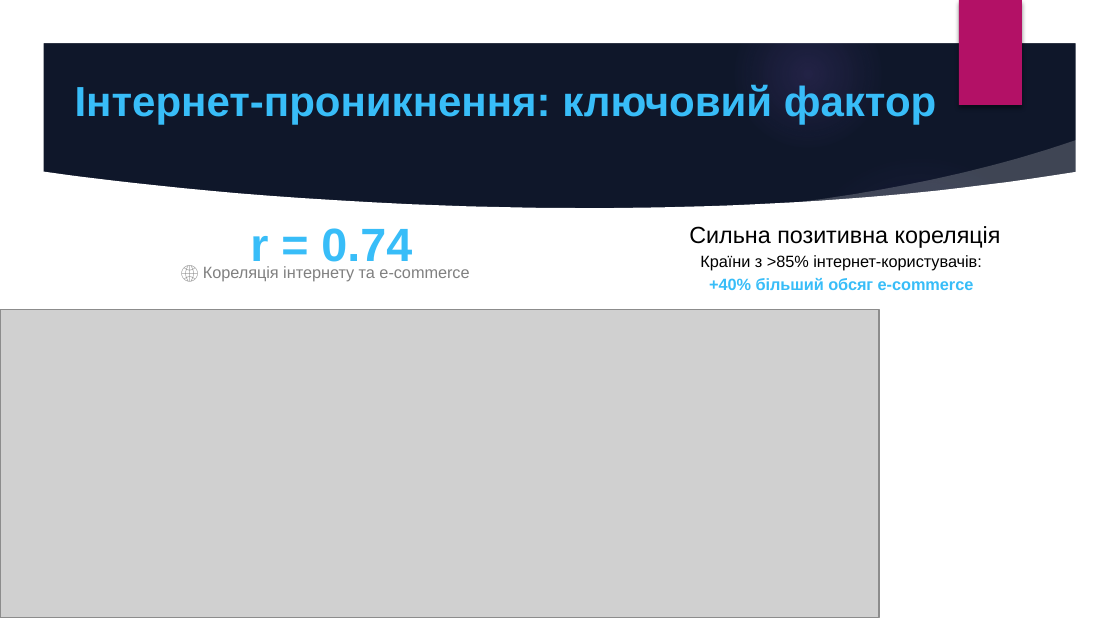
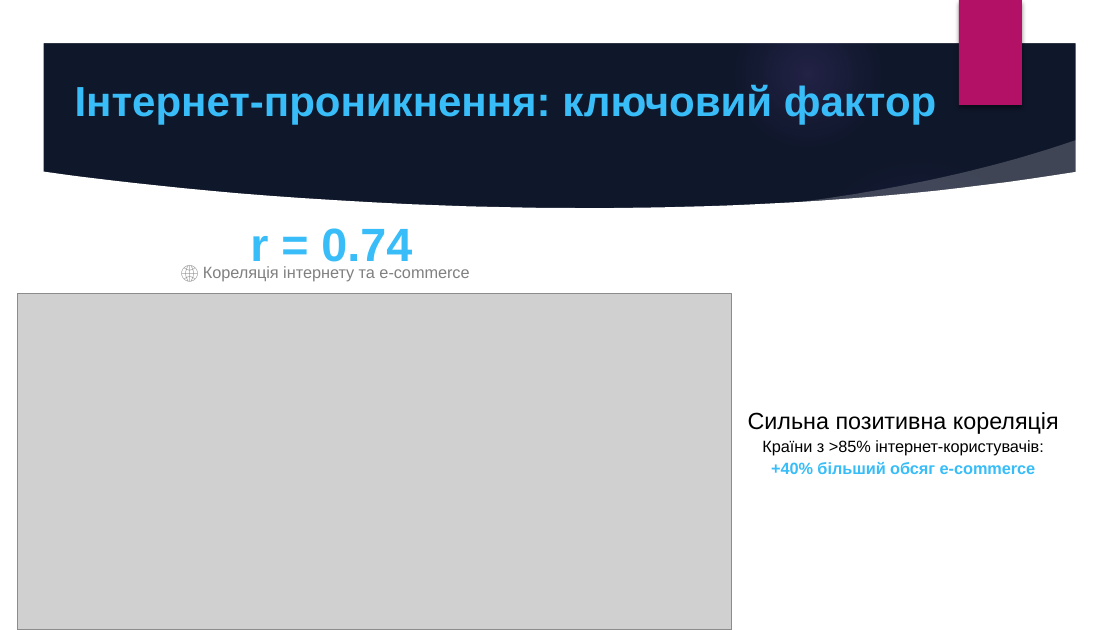
Before and after one commit to Anti4ris98/Master_Research, a slide deck: slide 8 of E-commerce Resilience Defense.pptx. Drawn at 1120x630 pixels with LibreOffice and Linux fonts; fonts in the diff are those of the drawing; grey boxes stand for pictures; background and template pictures are left out. Boxes give left, top, right and bottom in pixels: in the first picture for what was removed or moved away, otherwise in the second. Text is boxed around its words. In the diff, an @@ line names an element or a change of style, - is before the commit and + after.

```diff
--- a/E-commerce Resilience Defense.pptx
+++ b/E-commerce Resilience Defense.pptx
@@ picture: place and size @@
-picture at [0, 309, 879, 617]
+picture at [18, 293, 731, 629]
@@ text "Сильна позитивна кореляція": place and size @@
-text "Сильна позитивна кореляція" at [689, 226, 1001, 248]
+text "Сильна позитивна кореляція" at [748, 412, 1059, 434]
@@ text "Країни з >85% інтернет-користувачів:": place and size @@
-text "Країни з >85% інтернет-користувачів:" at [700, 255, 982, 290]
+text "Країни з >85% інтернет-користувачів:" at [762, 440, 1044, 474]
```
Also in this commit, not shown: 8 other slides changed, 1 slide added, 19 other files.
